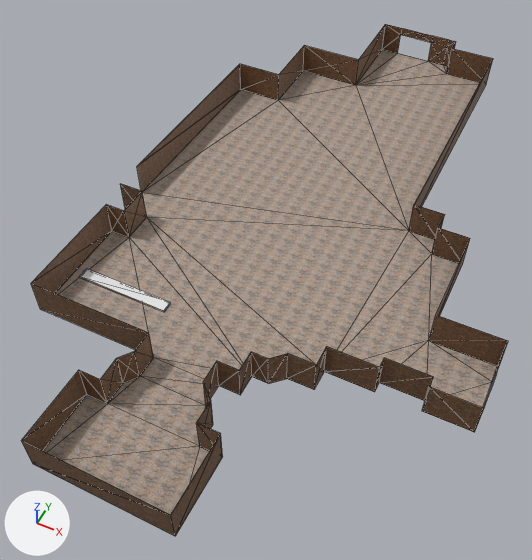
Renders of the COLLADA model art/shapes/trey/tos-citywall.dae from each side of a commit.
Both versions are drawn from a 50 mm lens placed at (59.6, -46.3, 82.5), pointed at (25.0, 22.9, -4.0). Arrows for +X, +Y and +Z are at lower left; the lights stay in place. Mesh edges are drawn as thin lines. Where no turn or scale is listed for an object, it has been applied to the vertices.

Names of what the first picture shows: 'City_Floor', 'City_Wall', 'Plane'.
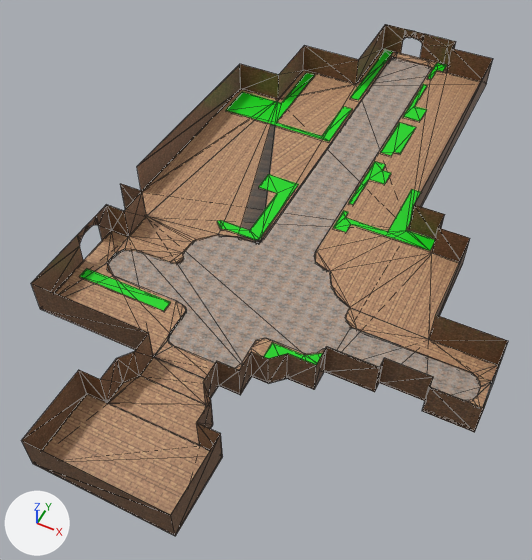
Commit message: Added Tos sidewalk

Changed parts and their boxes (x1, y1, x2, y2) in the pictures (532 x 560 px):
'Sidewalk', added (brown): after (42, 48, 498, 515)
'Landscape', added (green): after (79, 50, 447, 365)
'Plane', deleted: before (79, 268, 171, 312)
part 1 of me_tos_citywall, built on: (32, 205, 508, 408) in both
part 2 of me_tos_citywall, built on: before (382, 24, 448, 65); after (383, 24, 448, 64)
'City_Floor', unchanged, covered by the edit: before (43, 49, 498, 515); after (108, 58, 480, 401)

Patch to the scene script:
```diff
--- a/art/shapes/trey/tos-citywall.dae.py
+++ b/art/shapes/trey/tos-citywall.dae.py
@@ img_tos_sidewalk_uvwrap_png @@
+img_tos_sidewalk_uvwrap_png = load_image('tos-sidewalk-uvwrap.png', 'tos-sidewalk-uvwrap.png', 1024, 1024, 'sRGB')
@@ mat_tos_sidewalk_mat @@
+mat_tos_sidewalk_mat = principled_material('tos-sidewalk_mat')
+mat_tos_sidewalk_mat.texture = img_tos_sidewalk_uvwrap_png
+mat_tos_sidewalk_mat.roughness = 0.44
@@ mat_tos_landscape_mat @@
+mat_tos_landscape_mat = principled_material('tos-landscape_mat')
+mat_tos_landscape_mat.base_color = (0.00435, 0.686, 0.00871)  # green #0ed817
+mat_tos_landscape_mat.roughness = 0.44
@@ me_tos_citywall @@
 # used by ob_city_wall; location = (0.0, 0.0, 0.0)
-me_tos_citywall.from_pydata(...)  # 210 vertices, 214 faces; spans x -0.8..61.8, y -20.1..88.0, z 0.0..5.6
+me_tos_citywall.from_pydata(...)  # 274 vertices, 278 faces; spans x -0.8..61.8, y -20.1..88.0, z 0.0..5.6
+# me_tos_citywall part 1
+# 5 vertices are removed from x 61.8, y 11.1..14.0, z 4.5..5.6
+# 17 faces are deleted
+# 4 vertices in x 61.8, y 16.8, z 0.0..5.6 move by (0.0, -0.3, 0.0)
+# 7 vertices move from x 61.8, y 11.1..16.8, z 0.0..5.6 to x 61.8, y 12.4..16.5, z 0.0..5.6
+# 53 vertices are added at x 0.0..61.8, y 10.6..16.2, z 0.0..5.6
+# 65 new faces join them
+# me_tos_citywall part 2
+# 8 vertices are removed from x 22.9..29.4, y 88.0, z 4.1..5.6
+# 16 faces are deleted
+# 8 vertices move from x 22.9..29.4, y 88.0, z 0.0..4.1 to x 23.6..27.6, y 88.0, z 0.0..3.6
+# 24 vertices are added at x 23.6..27.6, y 88.0, z 3.2..5.6
+# 32 new faces join them
 me_tos_citywall.materials.append(mat_tos_citywall_mat)
@@ me_sidewalk @@
+me_sidewalk.from_pydata(...)  # 189 vertices, 257 faces; spans x -27.3..35.3, y -37.6..70.5, z -0.3..0.6
+me_sidewalk.materials.append(mat_tos_sidewalk_mat)  # picture img_tos_sidewalk_uvwrap_png
@@ me_landscape @@
+me_landscape.from_pydata(...)  # 168 vertices, 296 faces; spans x 0.9..61.4, y 3.9..87.6, z 0.0..0.4
+me_landscape.materials.append(mat_tos_landscape_mat)  # green #0ed817
@@ ob_plane @@
-ob_plane = bpy.data.objects.new('Plane', me_plane)
-ob_plane.location = (0.0, 0.0, 0.0)
@@ ob_sidewalk @@
+ob_sidewalk = bpy.data.objects.new('Sidewalk', me_sidewalk)
+ob_sidewalk.location = (26.5, 17.4, 0.0)
@@ ob_landscape @@
+ob_landscape = bpy.data.objects.new('Landscape', me_landscape)
+ob_landscape.location = (0.0, 0.0, 0.0)
```
